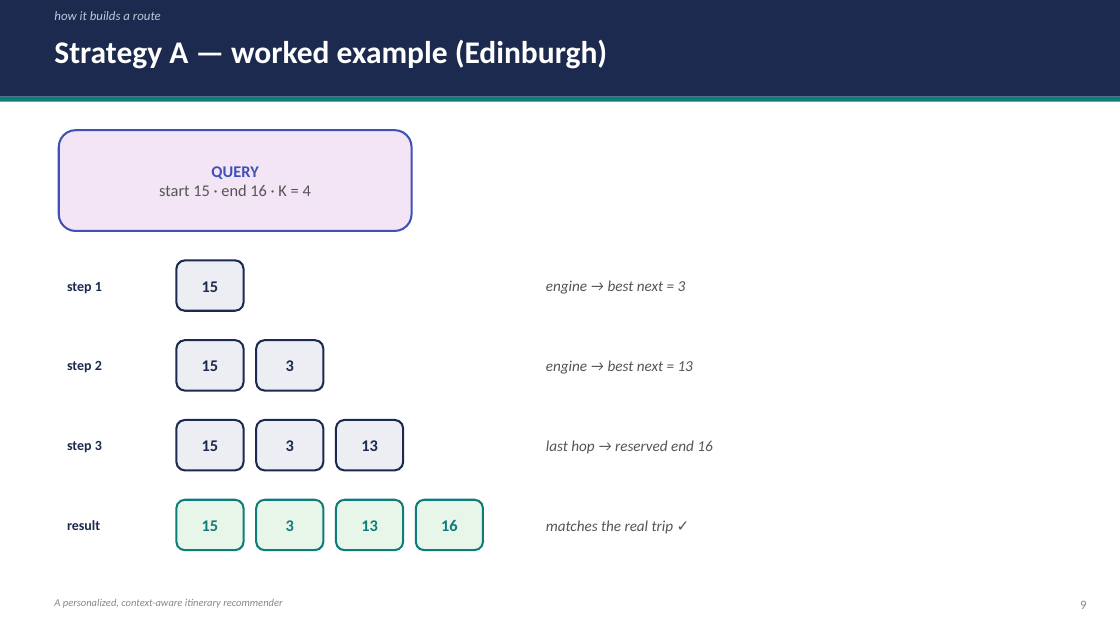
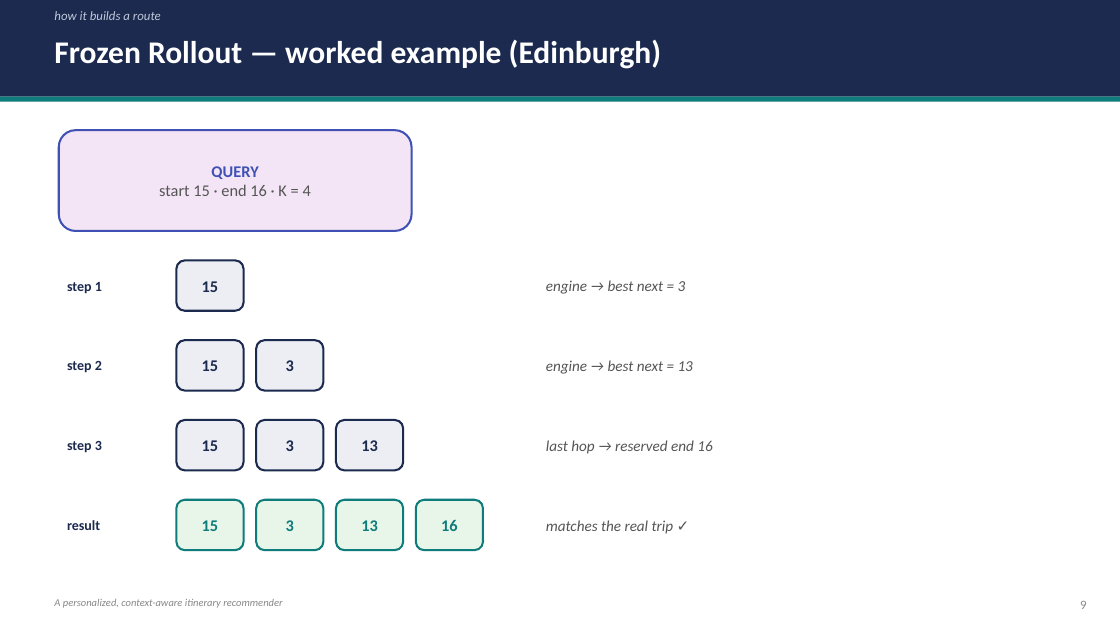
Before and after one commit to 6ym6n/PFE_IMPLEMTATION, a slide deck: slide 9 of presentation/strategy_d/model_slides.pptx. Drawn at 1120x630 pixels with LibreOffice and Linux fonts; fonts in the diff are those of the drawing. Boxes give left, top, right and bottom in pixels: in the first picture for what was removed or moved away, otherwise in the second. Text is boxed around its words. In the diff, an @@ line names an element or a change of style, - is before the commit and + after.

```diff
--- a/presentation/strategy_d/model_slides.pptx
+++ b/presentation/strategy_d/model_slides.pptx
@@ text at bbox=[54, 40, 661, 69]: text changed @@
-Strategy A — worked example (Edinburgh)
+Frozen Rollout — worked example (Edinburgh)
```
Also in this commit, not shown: 7 other slides changed, 3 other files.
